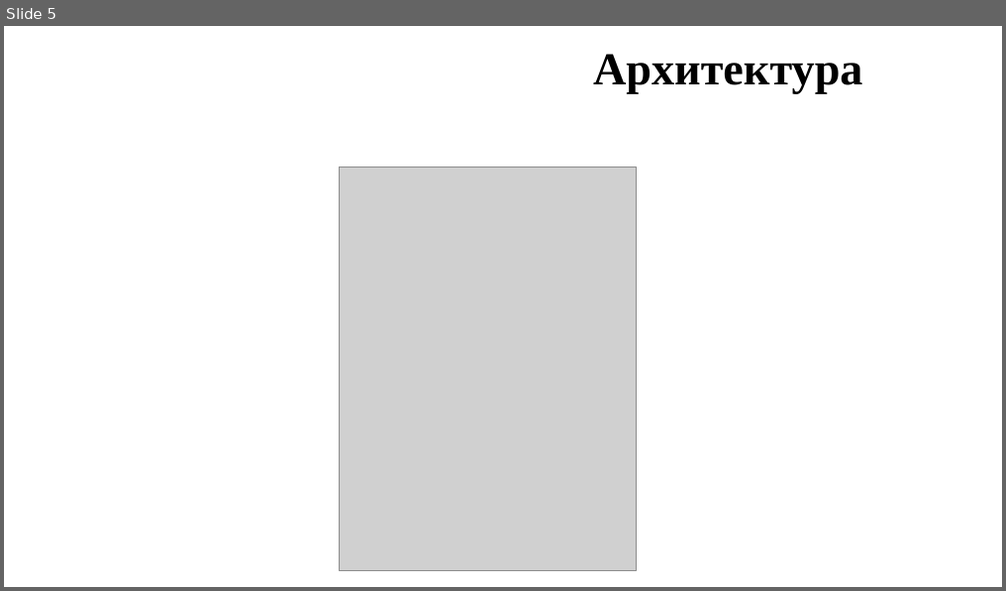
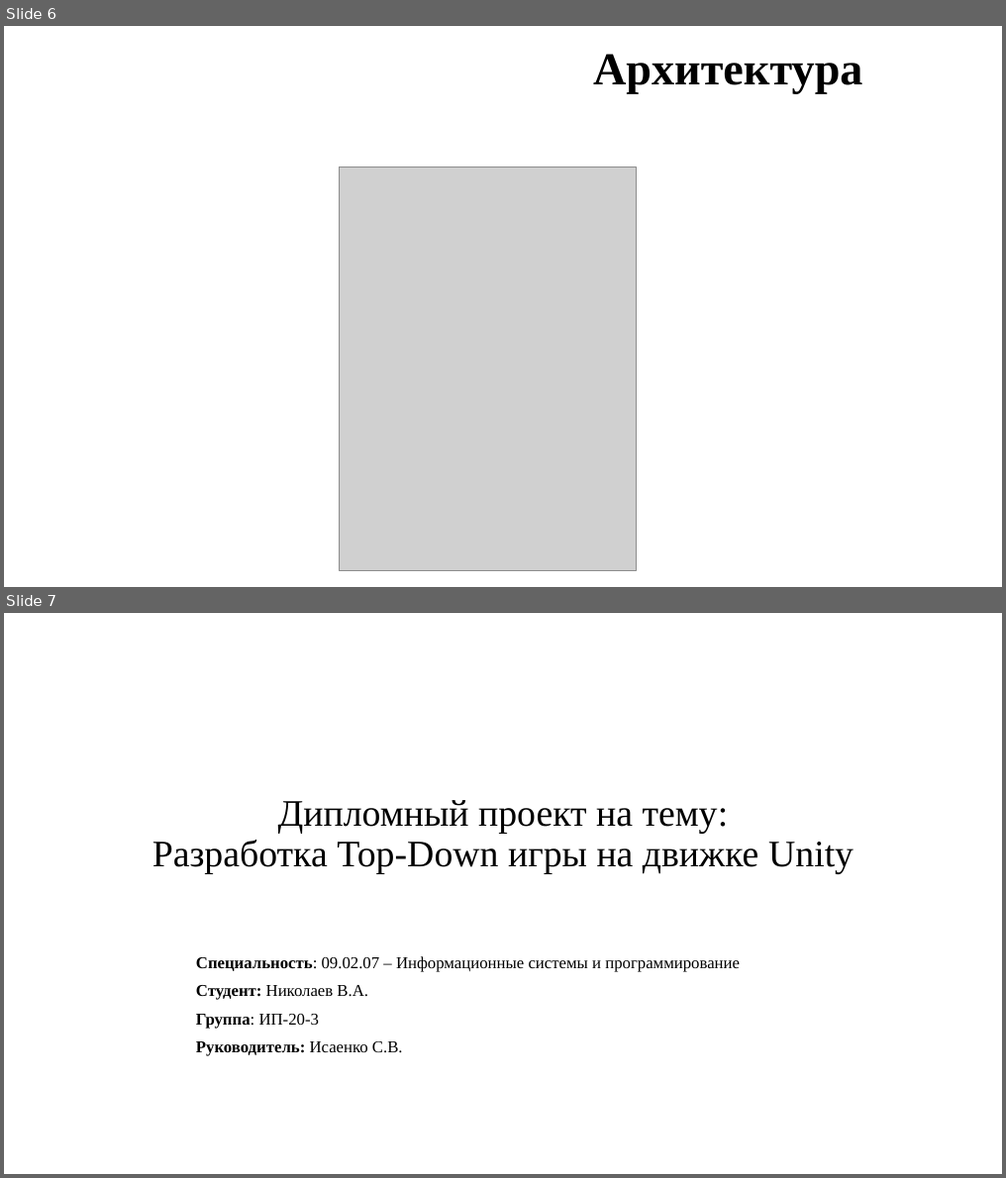
Before and after one commit to SlavaNik16/DemoPZ, a slide deck: Дипломный проект/Дипломная работа Николаев В.А.pptx. Shown one above the other, each under a label of ours: slide 5 before the commit, slides 6 and 7 after it. The pictures are 1006x591 and 1006x1178 pixels, drawn with LibreOffice and Linux fonts; fonts in the diff are those of the drawing; grey boxes stand for pictures; background and template pictures are left out. Boxes give left, top, right and bottom in pixels: in the first picture for what was removed or moved away, otherwise in the second. Text is boxed around its words. In the diff, an @@ line names an element or a change of style, - is before the commit and + after.

```diff
--- a/Дипломный проект/Дипломная работа Николаев В.А.pptx
+++ b/Дипломный проект/Дипломная работа Николаев В.А.pptx
@@ slide 7 added at <box>4,613,1002,1174</box>, background #FFFFFF @@
@@ subtitle added at <box>152,800,853,874</box>, 36 pt, text #000000 @@
+Дипломный проект на тему:
+Разработка Top-Down игры на движке Unity
@@ text added at <box>196,957,740,1057</box>, 16 pt, text #000000 @@
+Специальность: 09.02.07 – Информационные системы и программирование
+Студент: Николаев В.А.
+Группа: ИП-20-3
+Руководитель: Исаенко С.В.
@@ what was slide 5 is now slide 6 @@
```
Also in this commit, not shown: 1 slide changed, 1 other slide added, 1 slide removed.
